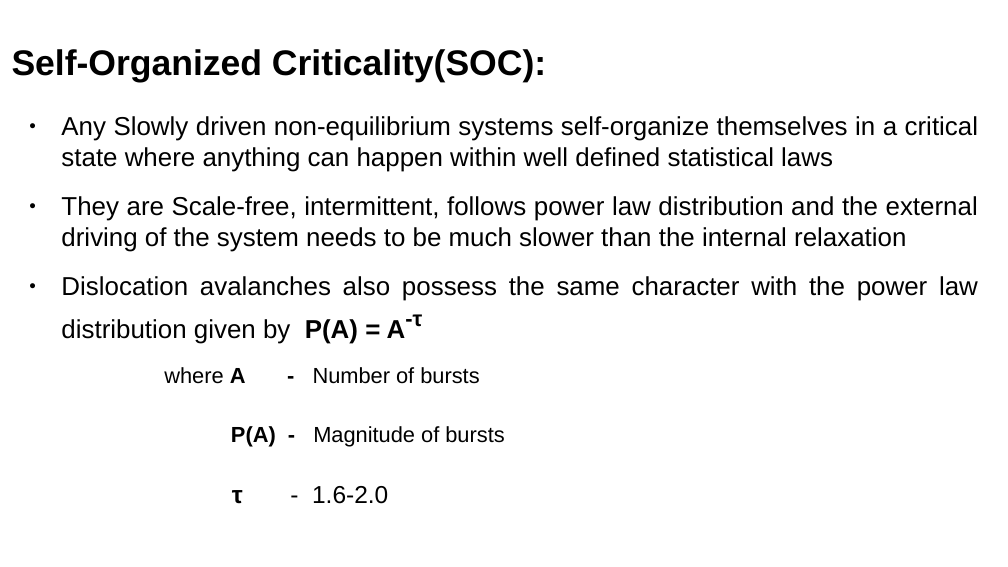
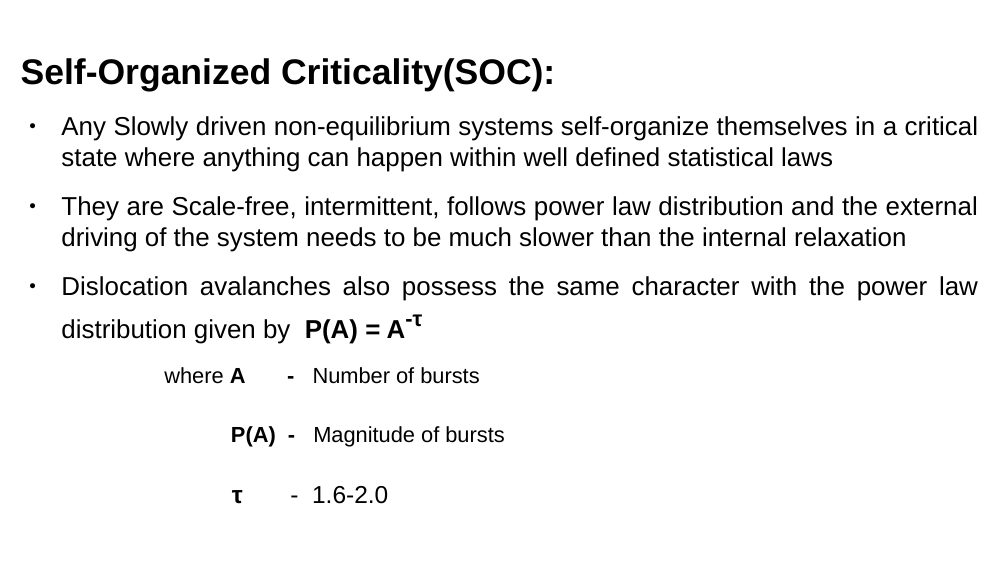
Before and after one commit to ARUN-PRAKASH-95/Journal-club, a slide deck: slide 3 of Presentation/Journalclub.odp. Drawn at 1008x567 pixels with LibreOffice and Linux fonts; fonts in the diff are those of the drawing. Boxes give left, top, right and bottom in pixels: in the first picture for what was removed or moved away, otherwise in the second. Text is boxed around its words. In the diff, an @@ line names an element or a change of style, - is before the commit and + after.

```diff
--- a/Presentation/Journalclub.odp
+++ b/Presentation/Journalclub.odp
@@ title "Self-Organized Criticality(SOC):": place and size @@
-title "Self-Organized Criticality(SOC):" at box(12, 49, 546, 82)
+title "Self-Organized Criticality(SOC):" at box(21, 58, 555, 91)
```
Also in this commit, not shown: 4 other slides changed, 4 slides added, 3 other files.
